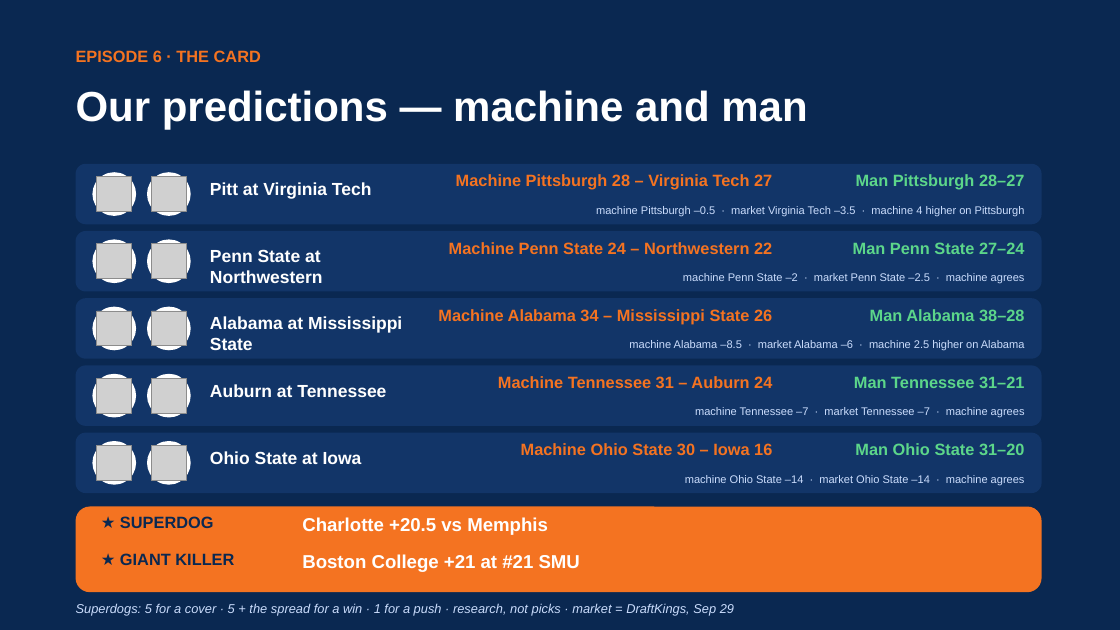
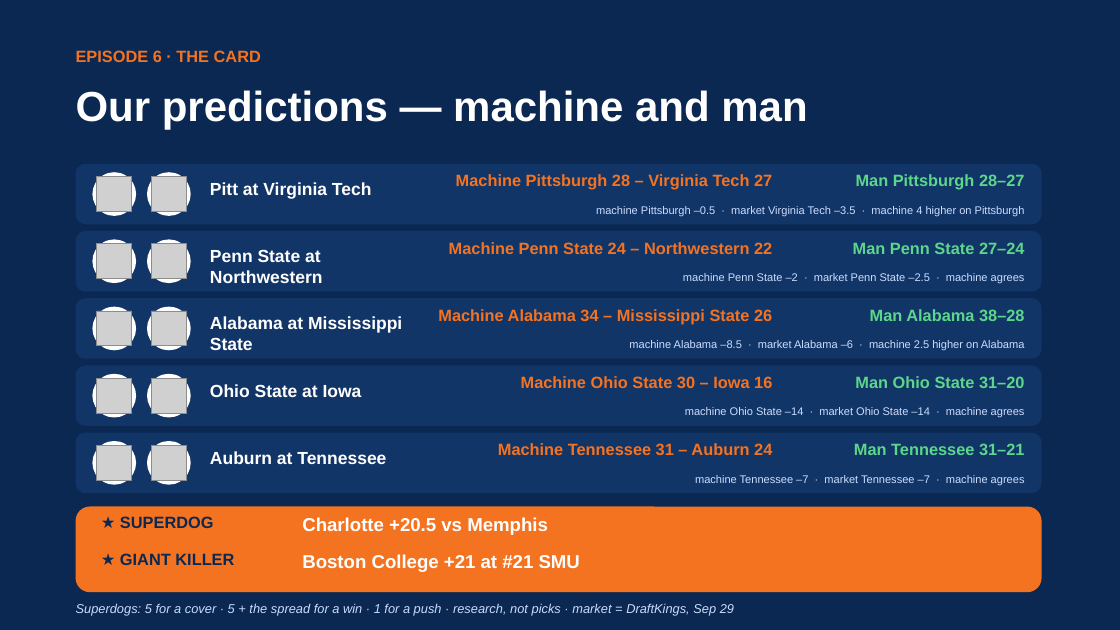
Before and after one commit to lucasalvarezflorida-lab/ncaa-fbs-analytics, a slide deck: slide 21 of decks/2026_Week5_Episode6.pptx. Drawn at 1120x630 pixels with LibreOffice and Linux fonts; fonts in the diff are those of the drawing; grey boxes stand for pictures. Boxes give left, top, right and bottom in pixels: in the first picture for what was removed or moved away, otherwise in the second. Text is boxed around its words. In the diff, an @@ line names an element or a change of style, - is before the commit and + after.

```diff
--- a/decks/2026_Week5_Episode6.pptx
+++ b/decks/2026_Week5_Episode6.pptx
@@ text "Ohio State at Iowa": place and size @@
-text "Ohio State at Iowa" at [210, 451, 362, 464]
+text "Ohio State at Iowa" at [210, 384, 362, 397]
@@ text "Machine Ohio State 30 – ...": place and size @@
-text "Machine Ohio State 30 – ..." at [521, 443, 772, 455]
+text "Machine Ohio State 30 – ..." at [521, 376, 772, 388]
@@ text at [855, 376, 1024, 388]: text changed @@
-Man Tennessee 31–21
+Man Ohio State 31–20
@@ text at [685, 407, 1025, 418]: text changed @@
-machine Tennessee –7 · market Tennessee –7 · machine agrees
+machine Ohio State –14 · market Ohio State –14 · machine agrees
@@ text "Auburn at Tennessee": place and size @@
-text "Auburn at Tennessee" at [210, 384, 386, 397]
+text "Auburn at Tennessee" at [210, 451, 386, 464]
@@ text "Machine Tennessee 31 – Auburn ...": place and size @@
-text "Machine Tennessee 31 – Auburn ..." at [498, 376, 772, 388]
+text "Machine Tennessee 31 – Auburn ..." at [498, 443, 772, 455]
@@ text at [854, 443, 1024, 455]: text changed @@
-Man Ohio State 31–20
+Man Tennessee 31–21
@@ text at [695, 475, 1025, 485]: text changed @@
-machine Ohio State –14 · market Ohio State –14 · machine agrees
+machine Tennessee –7 · market Tennessee –7 · machine agrees
```
Also in this commit, not shown: 1 other slide changed, 4 other files.
